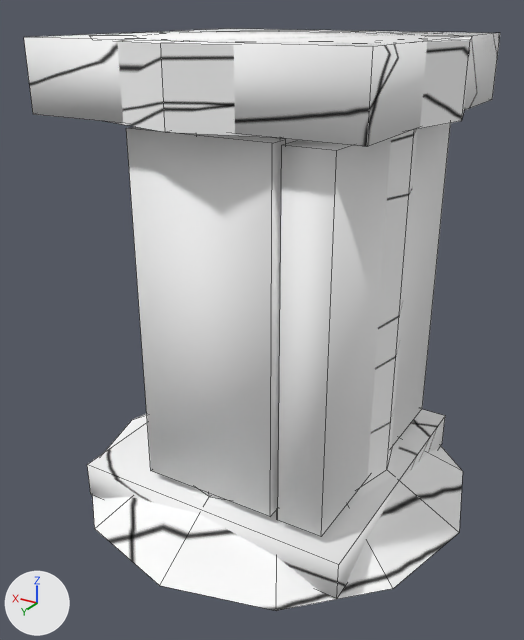
The Blender file models/UNCOMPILED/chamber.blend, before and after one commit.
Before and after are seen from a 50 mm camera at (-2.62, 4.61, 3.51) aimed at (0.04, 0.17, 1.29). Arrows for +X, +Y and +Z are at lower left; the lights stay in place. Mesh edges are drawn as thin lines.

The first picture shows 'chamber', 'chamber_physics'.
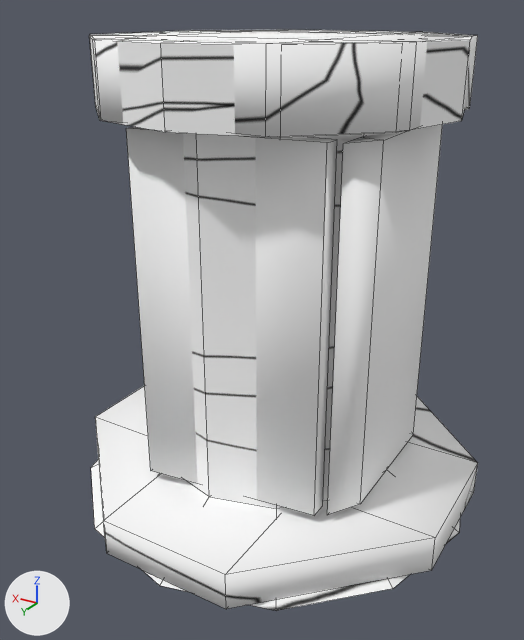
Where the newer file only moved an object's origin or applied its transform, the numbers keep the older frame.

Scene script edits in JSON lines:
```json
{"block": "me_cube", "where": "# used by ob_chamber_physics; location = (0.087, 0.018, 3.339)"}
{"op": "remove", "block": "me_cube", "code": "me_cube.from_pydata(...)  # 40 vertices, 30 faces; spans x -1.27..1.08, y -1.17..1.17, z -3.48..0.0"}
{"op": "add", "block": "me_cube", "code": "me_cube.from_pydata(...)  # 76 vertices, 76 faces; spans x -1.54..1.6, y -1.6..1.53, z -3.48..0.0"}
{"block": "me_cube", "change": "me_cube part 1: the loose piece of 8 vertices spanning x -1.27..1.08, y -1.17..1.17, z -0.47..0.0 is rebuilt with 24 vertices and now spans x -1.14..1.2, y -1.21..1.14, z -0.47..0.0"}
{"block": "me_cube", "change": "me_cube part 2: the loose piece of 8 vertices spanning x -1.21..1.01, y -1.11..1.11, z -3.48..-3.19 is rebuilt with 24 vertices and now spans x -1.54..1.6, y -1.6..1.53, z -3.48..-3.19"}
{"block": "me_cube", "change": "me_cube part 3: the loose piece of 8 vertices spanning x -1.02..-0.68, y -1.0..1.0, z -3.12..-0.54 is rebuilt with 12 vertices and now spans x -0.98..-0.83, y -0.81..0.74, z -3.12..-0.54"}
{"block": "me_cube", "change": "me_cube part 4: the loose piece of 8 vertices spanning x -0.62..0.45, y 0.84..1.0, z -3.11..-0.53 is rebuilt with 8 vertices and now spans x -0.76..0.57, y 0.67..0.96, z -3.11..-0.53"}
{"op": "set", "path": "ob_chamber_physics.location", "old": "(0.087, 0.018, 3.339)", "new": "(-0.039, 0.053, 3.338)"}
```

Changed parts and their boxes (x1, y1, x2, y2) in the pictures (524 x 640 px):
```json
{"object": "chamber_physics", "change": "reshaped, moved", "before": [24, 29, 500, 599], "after": [90, 30, 478, 609], "on screen": "18% narrower"}
{"part": 1, "of": "me_cube", "change": "rebuilt", "before": [24, 29, 500, 147], "after": [90, 30, 478, 137], "on screen": "18% narrower, 9% shorter"}
{"part": 2, "of": "me_cube", "change": "rebuilt", "before": [87, 409, 445, 599], "after": [95, 385, 478, 609]}
{"part": 3, "of": "me_cube", "change": "rebuilt", "before": [278, 123, 451, 537], "after": [327, 124, 443, 515], "on screen": "33% narrower"}
{"part": 4, "of": "me_cube", "change": "rebuilt", "before": [126, 127, 286, 516], "after": [126, 127, 337, 515], "on screen": "32% wider"}
```
